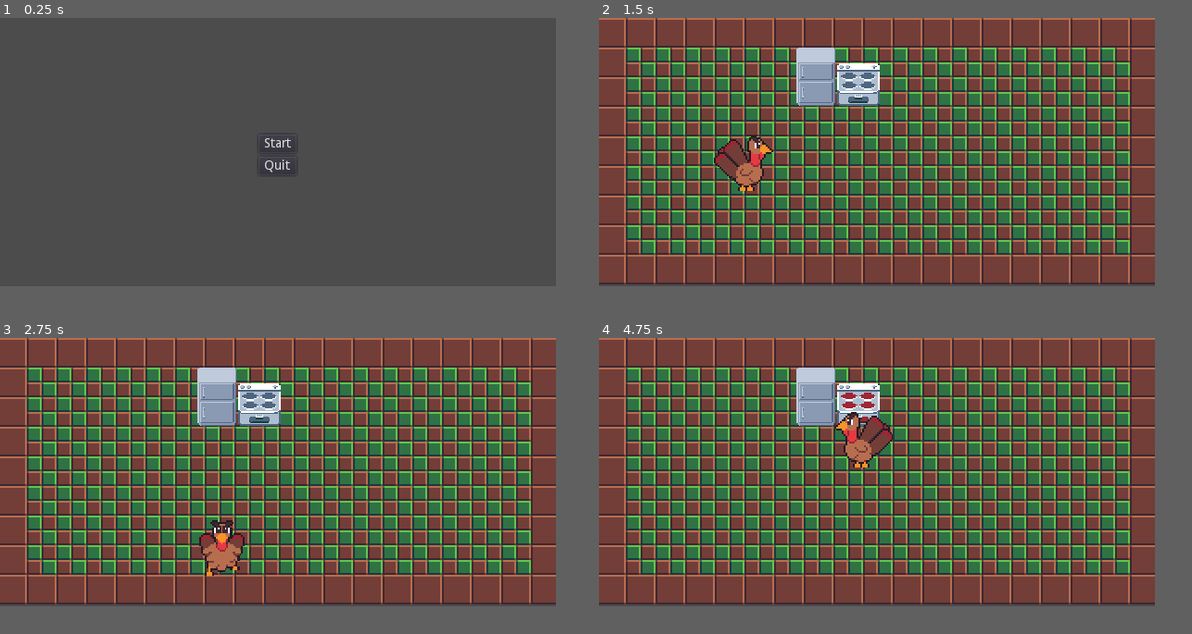
Above: before the commit, frames 1-4 (two rows, left to right).
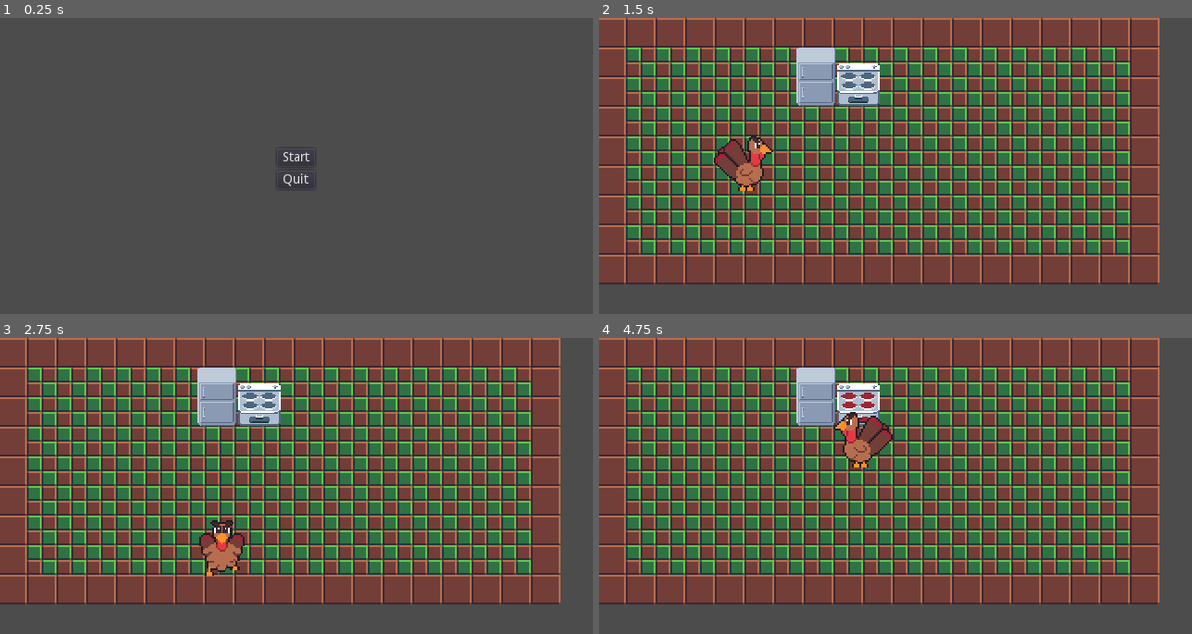
Above: after the commit, the same moments.

Repository: alexfaus08/Animals-Revenge
Game: Godot game, scene res://TitleScreen.tscn
Two runs of this game, one before a commit and one after it. Both use one fixed random seed, a clock stepped at 60 frames per second and the inputs below.
Inputs:
- Up to frame 1 (0.25 s): no input
- Up to frame 2 (1.5 s): click "Start" at 0.5 s; tap Enter at 1.25 s; hold Right (ui_right) from 1.28 s (still down)
- Up to frame 3 (2.75 s): tap Space (ui_select) at 1.52, 2.27 s; release Right (ui_right) at 2.03 s; hold Down (ui_down) from 2.03 s (still down)
- Up to frame 4 (4.75 s): release Down (ui_down) at 2.78 s; hold Right (ui_right) 2.78-3.53 s; hold Up (ui_up) 3.53-4.28 s; tap Space (ui_select) at 3.77, 4.52 s; hold Left (ui_left) from 4.28 s (still down)
In our replay, the window is 600x290 before the commit and 640x320 after it. These sizes can differ from the game's own. Grey fills any space a smaller window leaves; there, only what the larger window draws over its background counts as a difference.

The runs differ from the first frame. In frame 1, 0.3% of the frame differs, in the area x 44-53%, y 40-58%; in frame 2, 0.7%; in frame 3, 0.7%; in frame 4, 1.0%, in the area x 39-95%, y 0-90%.

Commit message:
changed window size
made it so it's divisible by 32

Diff:
--- a/World.tscn
+++ b/World.tscn
@@ -49,6 +49,11 @@
 [ext_resource path="res://Turkey_Character/tile018.png" type="Texture" id=47]
 [ext_resource path="res://Turkey_Character/tile019.png" type="Texture" id=48]
 
+[sub_resource type="RectangleShape2D" id=6]
+
+custom_solver_bias = 0.0
+extents = Vector2( 18, 18 )
+
 [sub_resource type="SpriteFrames" id=4]
 
 animations = [ {
@@ -154,13 +159,17 @@
 angular_damp = 1.0
 audio_bus_override = false
 audio_bus_name = "Master"
-__meta__ = {
-"_edit_group_": true
-}
 
 [node name="FridgeSprite" type="Sprite" parent="Fridge" index="0"]
 
 texture = ExtResource( 2 )
+
+[node name="CollisionShape2D" type="CollisionShape2D" parent="Fridge" index="1"]
+
+position = Vector2( -0.761906, -6.19048 )
+scale = Vector2( 1, 1.03002 )
+shape = SubResource( 6 )
+_sections_unfolded = [ "Material", "Transform", "Visibility" ]
 
 [node name="Stove" type="Area2D" parent="." index="2"]
 
--- a/project.godot
+++ b/project.godot
@@ -16,8 +16,8 @@
 
 [display]
 
-window/size/width=600
-window/size/height=290
+window/size/width=640
+window/size/height=320
 window/size/resizable=false
 
 [importer_defaults]
Not shown: 1 places in World.tscn that only renumber resources
